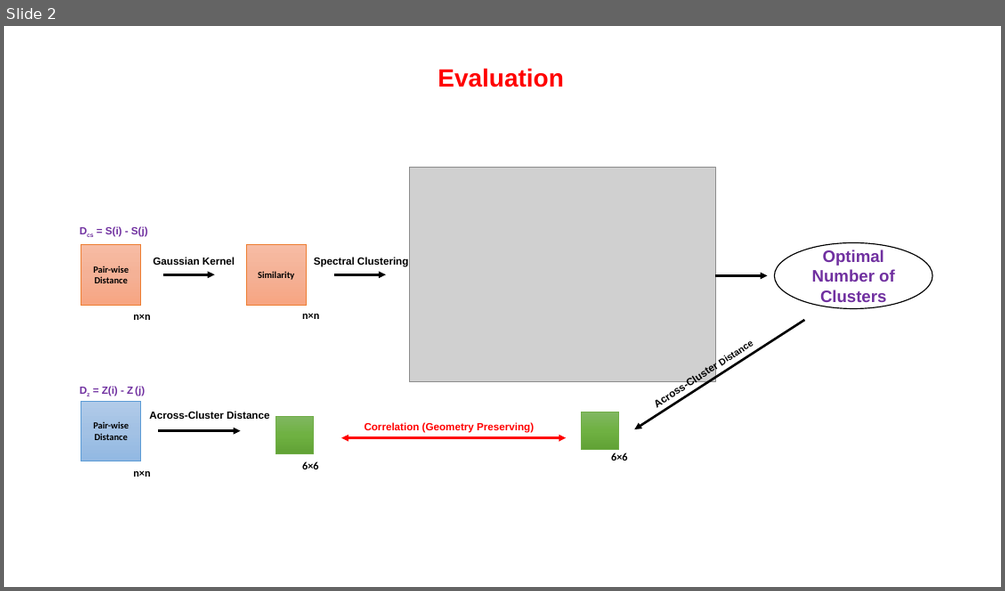
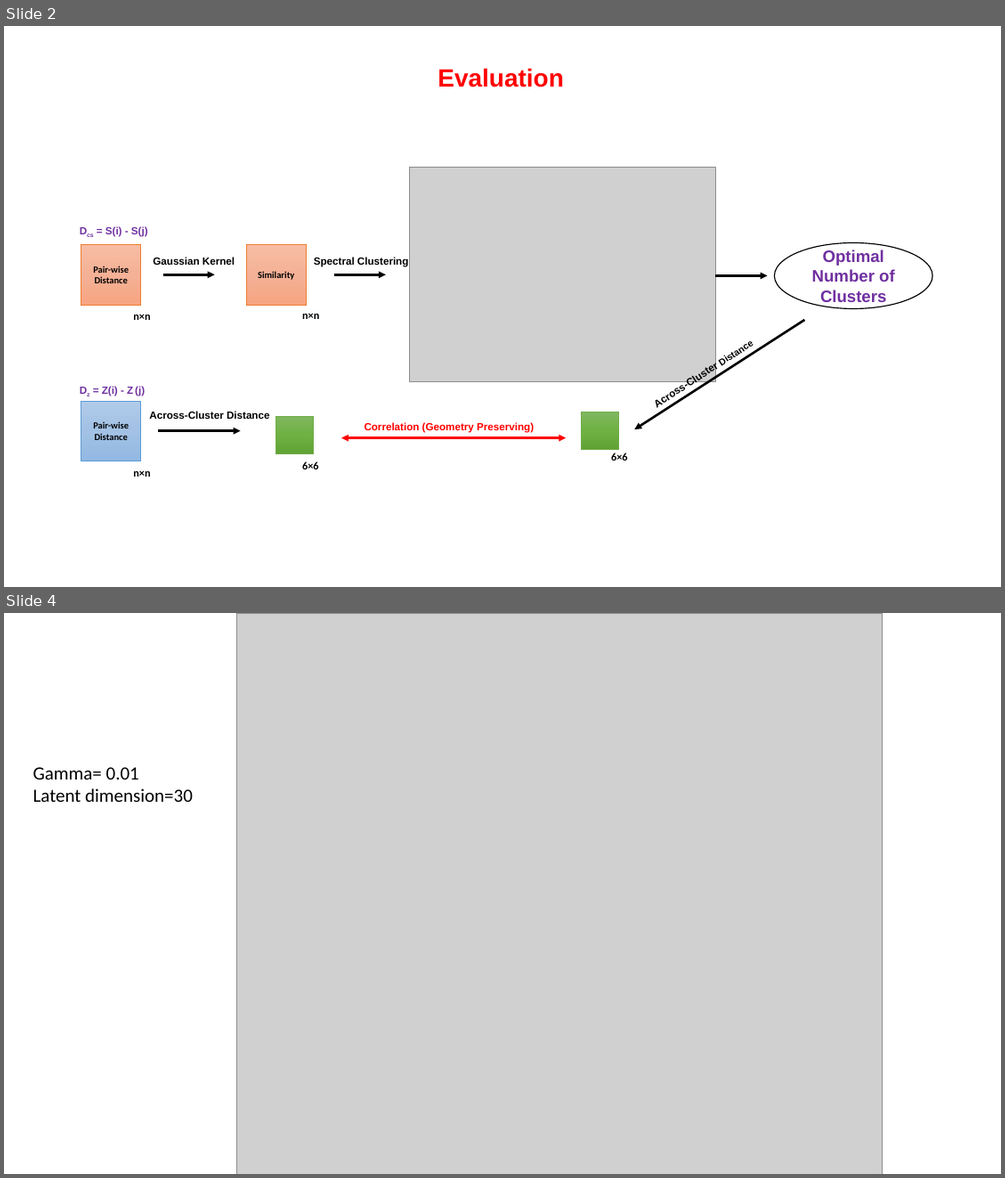
Before and after one commit to Esadeghii/Gaussian-Mixture-Model, a slide deck: clustering/Highlevel-ideas.pptx. Shown one above the other, each under a label of ours: slide 2 before the commit, slides 2 and 4 after it; the slides between them are not shown. The pictures are 1005x591 and 1005x1178 pixels, drawn with LibreOffice and Linux fonts; fonts in the diff are those of the drawing; grey boxes stand for pictures. Boxes give left, top, right and bottom in pixels: in the first picture for what was removed or moved away, otherwise in the second. Text is boxed around its words. In the diff, an @@ line names an element or a change of style, - is before the commit and + after.

Commit message:
latent vis

```diff
--- a/clustering/Highlevel-ideas.pptx
+++ b/clustering/Highlevel-ideas.pptx
@@ slide 4 added at <box>4,613,1001,1174</box>, background #FFFFFF @@
@@ picture added at <box>237,613,882,1174</box> @@
@@ text added at <box>33,767,193,802</box>, 18 pt, text #000000 @@
+Gamma= 0.01
+Latent dimension=30
```
Also in this commit, not shown: 1 slide changed, 1 other slide added, 11 other files.
